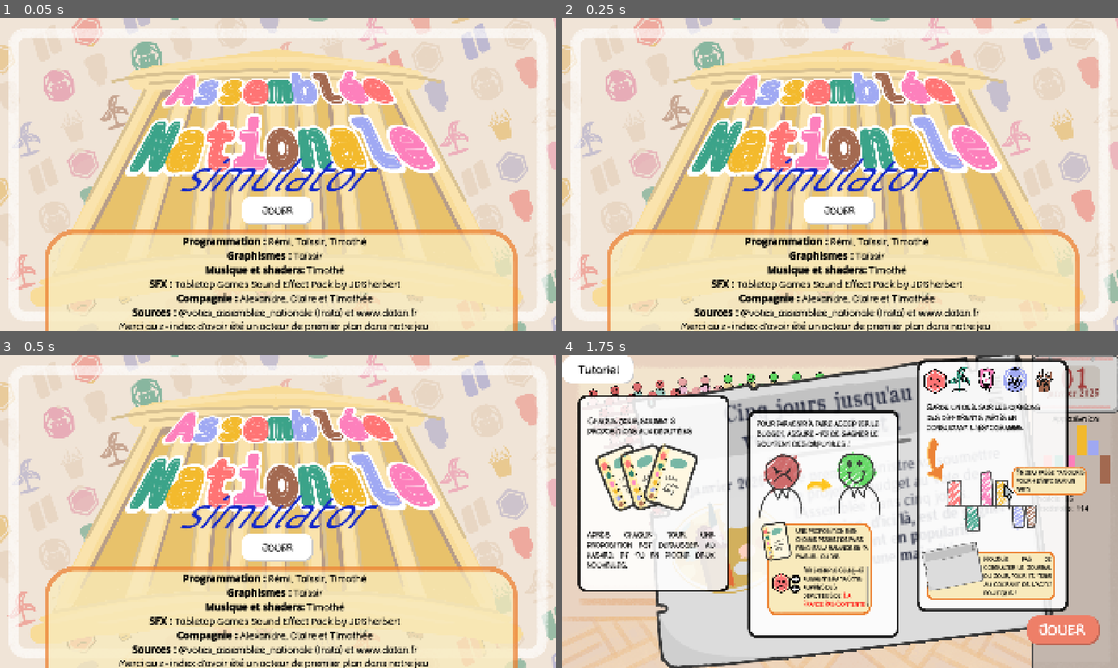
Above: before the commit, frames 1-4 (two rows, left to right).
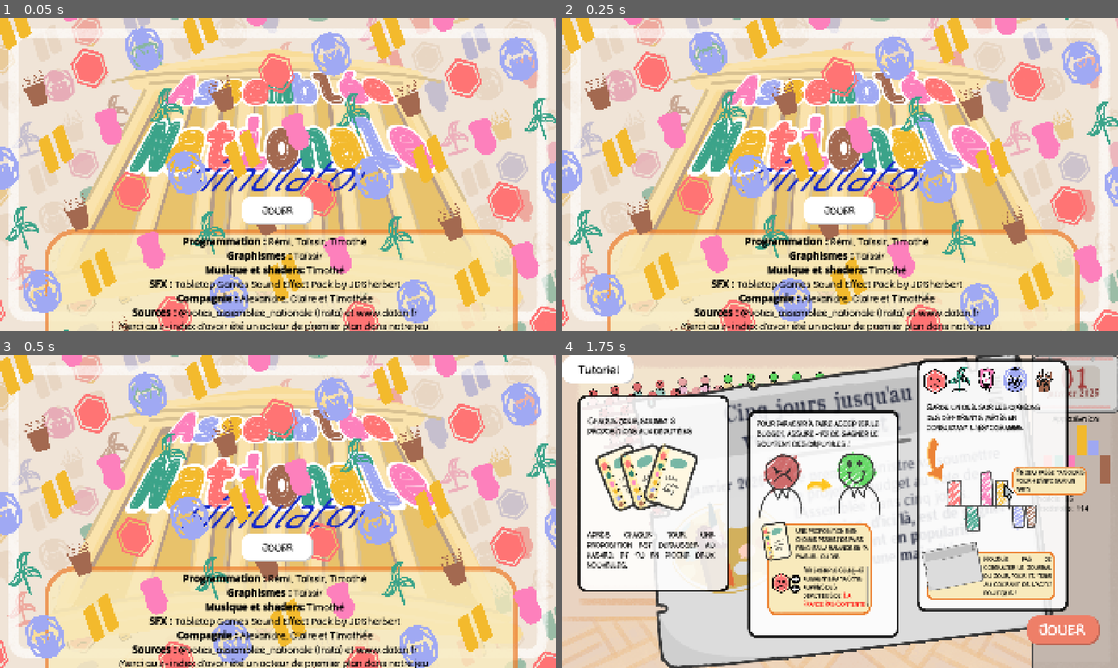
Above: after the commit, the same moments.

Repository: remimorvan/assemblee-nationale-simulator
Game: Godot game, scene res://scenes/begin_screen.tscn
Two runs of this game, one before a commit and one after it. Both use one fixed random seed, a clock stepped at 60 frames per second and the inputs below.
Inputs:
- Up to frame 1 (0.05 s): no input
- Up to frame 2 (0.25 s): no input
- Up to frame 3 (0.5 s): no input
- Up to frame 4 (1.75 s): click "Jouer" at 0.5 s; click "[color=black][font_size=40]Tu…" at 1.25 s

The runs differ from the first frame. In frame 1, 19% of the frame differs, in the area x 0-100%, y 0-100%; in frame 2, 19%; in frame 3, 19%; in frame 4, nothing differs.

Commit message:
shader begin screen

Diff:
--- /dev/null
+++ b/assets/shader/begin_screen.gdshader
@@ -0,0 +1,50 @@
+shader_type canvas_item;
+
+const float ratio = 1908./960.;
+uniform sampler2D tex1;
+uniform sampler2D tex2;
+uniform sampler2D tex3;
+uniform sampler2D tex4;
+uniform sampler2D tex5;
+uniform sampler2D tex6;
+const float size = 15.;
+
+void vertex() {
+	// Called for every vertex the material is visible on.
+}
+
+bool around_integer(float x, float eps) {
+	float close_integer = ceil(x-0.5);
+	return abs(x-float(close_integer)) < eps;
+}
+
+void fragment() {
+	vec2 pos = vec2(UV.x, UV.y/ratio);
+	pos -= vec2(0.,TIME)/50.;
+	float picture_size = 1./size;
+	float x = floor(pos.x/picture_size);
+	float y = floor(pos.y/picture_size);
+	vec2 tex_coords = vec2(mod(pos.x,picture_size),mod(pos.y,picture_size))/picture_size*1.5;
+	float n = x + y * size;
+	float color = mod(n, 6.);
+	if (tex_coords.x >= 1. || tex_coords.y >= 1.) {
+		COLOR = vec4(0.);
+	} else if (color < 1.) {
+		COLOR = texture(tex1, tex_coords);
+	} else if (color < 2.) {
+		COLOR = texture(tex2, tex_coords);
+	} else if (color < 3.) {
+		COLOR = texture(tex3, tex_coords);
+	} else if (color < 4.) {
+		COLOR = texture(tex4, tex_coords);
+	} else if (color < 5.) {
+		COLOR = texture(tex5, tex_coords);
+	} else {
+		COLOR = texture(tex6, tex_coords);
+	}
+}
+
+//void light() {
+//	// Called for every pixel for every light affecting the CanvasItem.
+//	// Uncomment to replace the default light processing function with this one.
+//}
--- a/scenes/begin_screen.tscn
+++ b/scenes/begin_screen.tscn
@@ -1,10 +1,28 @@
-[gd_scene load_steps=6 format=3 uid="uid://8odn30sfqxiy"]
+[gd_scene load_steps=15 format=3 uid="uid://8odn30sfqxiy"]
 
 [ext_resource type="Script" uid="uid://cmec1vfokbkpo" path="res://scripts/begin_screen.gd" id="1_16y60"]
 [ext_resource type="FontFile" uid="uid://ci1ffpjq1k6tn" path="res://assets/card/BadComic-Regular.ttf" id="2_4wclw"]
 [ext_resource type="Texture2D" uid="uid://lbq7ebe8f30l" path="res://assets/screens/welcome_screen.png" id="2_ijkya"]
 [ext_resource type="Texture2D" uid="uid://dxqt3r6feuyjb" path="res://assets/hemicycle/tool_tip_plot.png" id="3_qscsx"]
 [ext_resource type="FontFile" uid="uid://foful8cuop6y" path="res://assets/card/Monicacomic.ttf" id="4_4b3jc"]
+[ext_resource type="Shader" uid="uid://c6owjic8d8tp4" path="res://assets/shader/begin_screen.gdshader" id="6_4b3jc"]
+[ext_resource type="Texture2D" uid="uid://cc4yddk7esw3c" path="res://assets/card/logos/eco_back.png" id="7_ir6vu"]
+[ext_resource type="Texture2D" uid="uid://donf4a7r825i3" path="res://assets/card/logos/facho_back.png" id="8_sgq2x"]
+[ext_resource type="Texture2D" uid="uid://ixf4p0ltgjmg" path="res://assets/card/logos/lfi_back.png" id="9_nkqk5"]
+[ext_resource type="Texture2D" uid="uid://bl1kc2vappia3" path="res://assets/card/logos/lr_back.png" id="10_0mxn5"]
+[ext_resource type="Texture2D" uid="uid://l37t3hvexhkd" path="res://assets/card/logos/macron_back.png" id="11_qbnq2"]
+[ext_resource type="Texture2D" uid="uid://ctlaib2j778p3" path="res://assets/card/logos/soc_back.png" id="12_tdy7d"]
+
+[sub_resource type="ShaderMaterial" id="ShaderMaterial_h8c4i"]
+shader = ExtResource("6_4b3jc")
+shader_parameter/tex1 = ExtResource("7_ir6vu")
+shader_parameter/tex2 = ExtResource("8_sgq2x")
+shader_parameter/tex3 = ExtResource("9_nkqk5")
+shader_parameter/tex4 = ExtResource("10_0mxn5")
+shader_parameter/tex5 = ExtResource("11_qbnq2")
+shader_parameter/tex6 = ExtResource("12_tdy7d")
+
+[sub_resource type="CanvasTexture" id="CanvasTexture_qscsx"]
 
 [node name="BeginScreen" type="Control"]
 layout_mode = 3
@@ -23,6 +41,21 @@
 grow_horizontal = 2
 grow_vertical = 2
 texture = ExtResource("2_ijkya")
+
+[node name="Shader" type="TextureRect" parent="."]
+material = SubResource("ShaderMaterial_h8c4i")
+layout_mode = 1
+anchors_preset = 15
+anchor_right = 1.0
+anchor_bottom = 1.0
+offset_left = -808.0
+offset_top = 232.0
+offset_right = 298.0
+offset_bottom = 854.0
+grow_horizontal = 2
+grow_vertical = 2
+rotation = -0.329867
+texture = SubResource("CanvasTexture_qscsx")
 
 [node name="TextureButton" type="TextureButton" parent="."]
 custom_minimum_size = Vector2(500, 100)
Not shown, added: assets/shader/begin_screen.gdshader.uid
